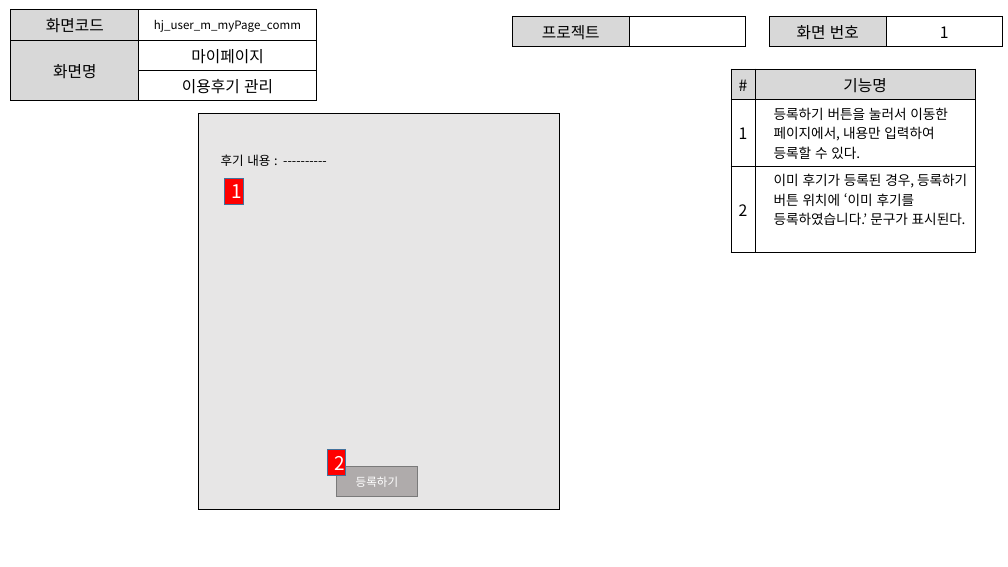
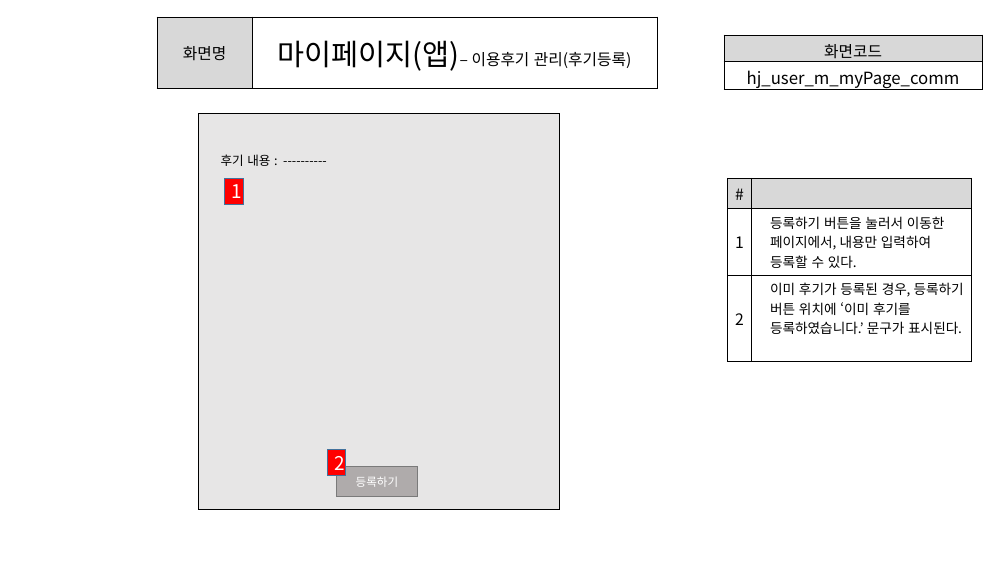
Before and after one commit to ezenteam2/e-Zone, a slide deck: slide 35 of 0 발표용 파워포인트/project05 - 파워포인트 종합 - 형준.pptx (slide 36 before the commit). Drawn at 1008x567 pixels with LibreOffice and Linux fonts; fonts in the diff are those of the drawing. Boxes give left, top, right and bottom in pixels: in the first picture for what was removed or moved away, otherwise in the second. Text is boxed around its words. In the diff, an @@ line names an element or a change of style, - is before the commit and + after.

```diff
--- a/0 발표용 파워포인트/project05 - 파워포인트 종합 - 형준.pptx
+++ b/0 발표용 파워포인트/project05 - 파워포인트 종합 - 형준.pptx
@@ table at (157, 17, 657, 88) @@
-row 1: 화면코드 | hj_user_m_myPage_comm
-row 2: 화면명 | 마이페이지
-row 3:  | 이용후기 관리
+row 1: 화면명 | 마이페이지(앱)– 이용후기 관리(후기등록)
@@ table: place and size @@
-table at (11, 10, 316, 98)
+table at (157, 17, 657, 88)
@@ table removed at (513, 17, 746, 43), 1 rows, 2 columns @@
-프로젝트 | 
@@ table removed at (770, 17, 1003, 44), 1 rows, 2 columns @@
-화면 번호 | 1
@@ table added at (724, 35, 982, 93), 2 rows, 1 columns @@
+화면코드
+hj_user_m_myPage_comm
@@ table at (727, 178, 972, 338) @@
-row 1, column 2: 기능명
+row 1, column 2: 
@@ table: place and size @@
-table at (731, 70, 975, 229)
+table at (727, 178, 972, 338)
```
Also in this commit, not shown: 30 other slides changed, 1 slide removed.
